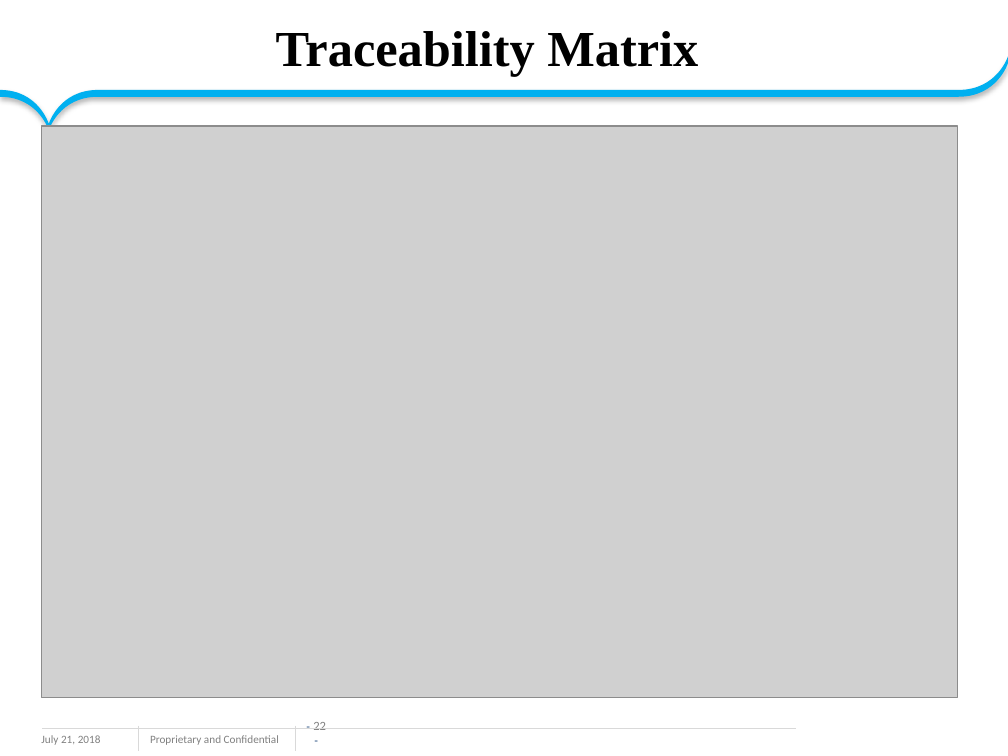
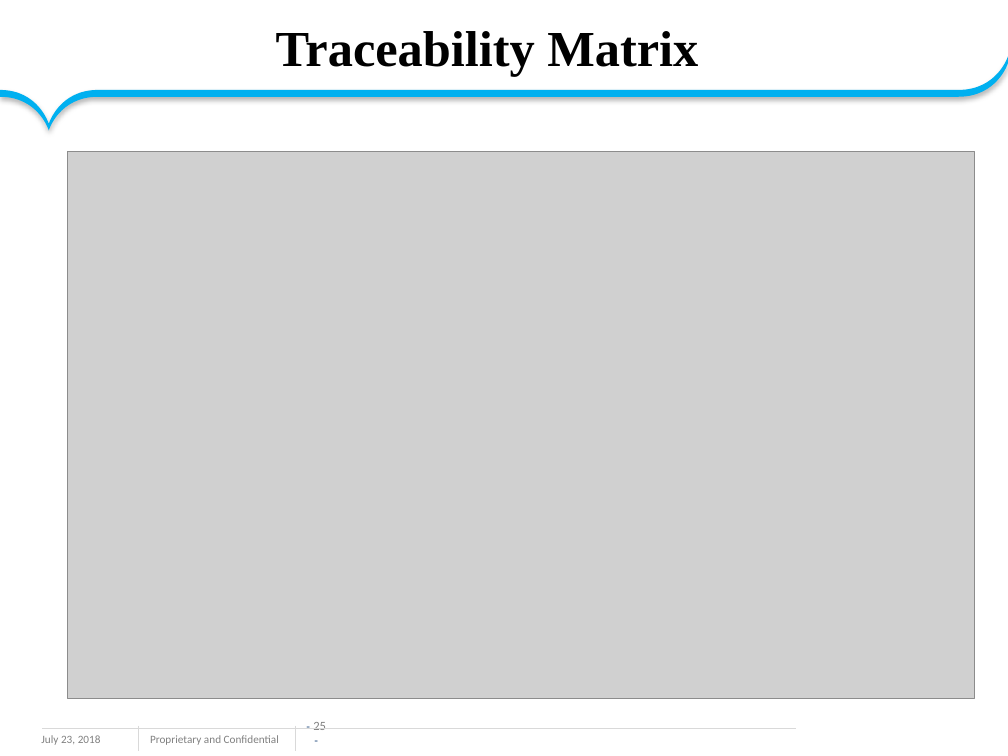
Before and after one commit to sarulatharaji/Miniproject, a slide deck: slide 25 of Online banking ppt.pptx (slide 22 before the commit). Drawn at 1008x756 pixels with LibreOffice and Linux fonts; fonts in the diff are those of the drawing; grey boxes stand for pictures; background and template pictures are left out. Boxes give left, top, right and bottom in pixels: in the first picture for what was removed or moved away, otherwise in the second. Text is boxed around its words. In the diff, an @@ line names an element or a change of style, - is before the commit and + after.

```diff
--- a/Online banking ppt.pptx
+++ b/Online banking ppt.pptx
@@ picture: place and size @@
-picture at [42,126,958,698]
+picture at [68,151,975,699]
@@ text at [41,735,101,745]: text changed @@
-July 21, 2018
+July 23, 2018
@@ page number at [313,722,326,730]: text changed @@
-- 22 -
+- 25 -
```
Also in this commit, not shown: 21 other slides changed, 3 slides added, 5 other files.
